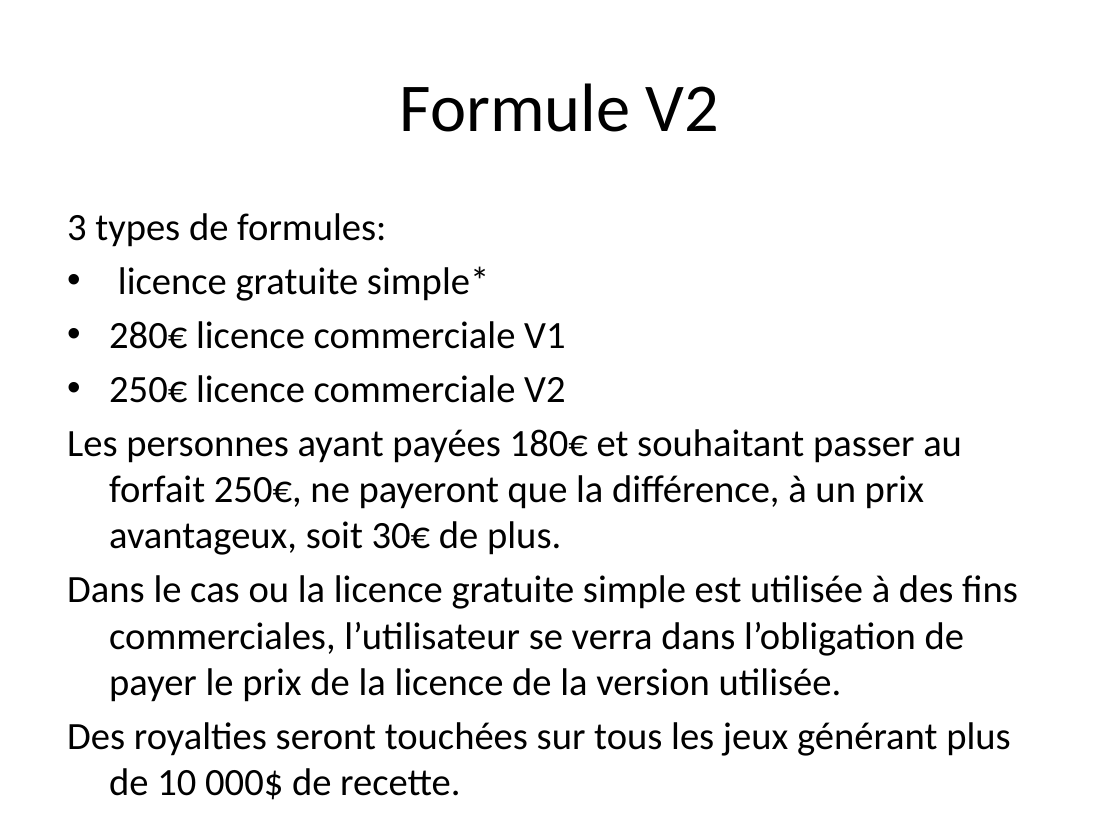
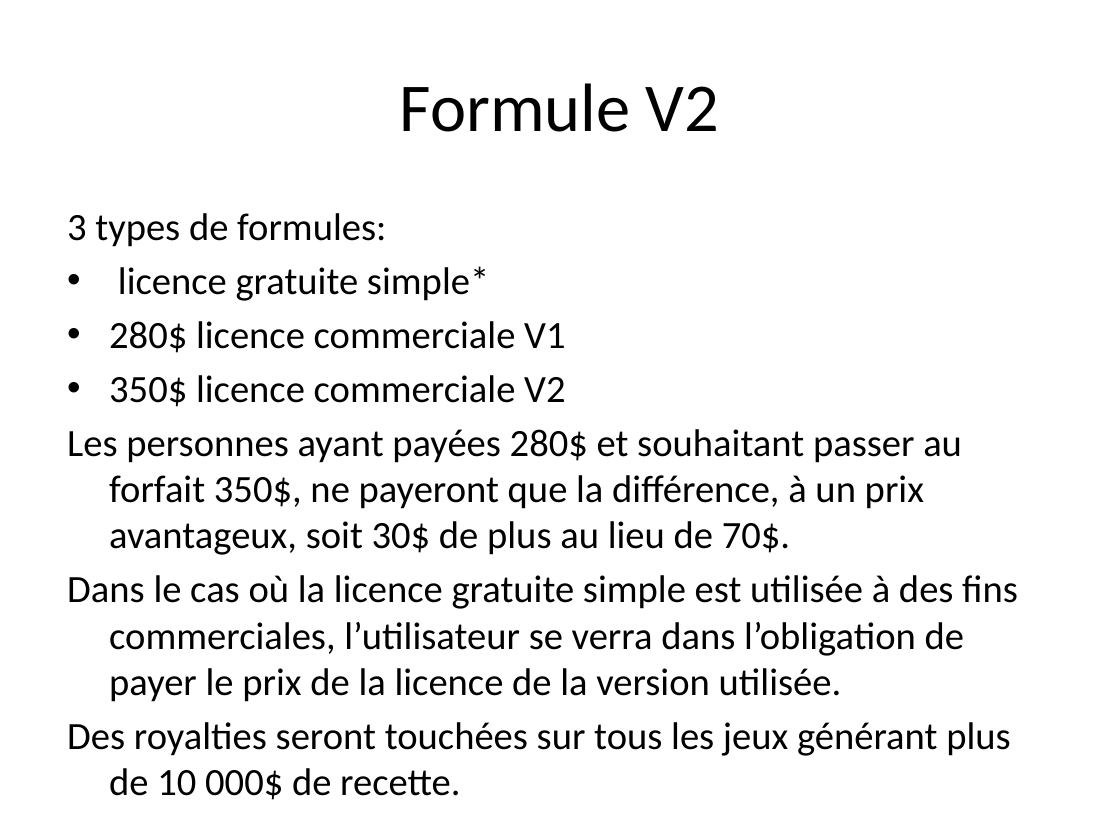
Before and after one commit to intechinfo/Community-Play-3D, a slide deck: slide 10 of Entreprenariat/Dossier/Save Fiona/ppt final.pptx. Drawn at 1120x840 pixels with LibreOffice and Linux fonts; fonts in the diff are those of the drawing. Boxes give left, top, right and bottom in pixels: in the first picture for what was removed or moved away, otherwise in the second. Text is boxed around its words. In the diff, an @@ line names an element or a change of style, - is before the commit and + after.

```diff
--- a/Entreprenariat/Dossier/Save Fiona/ppt final.pptx
+++ b/Entreprenariat/Dossier/Save Fiona/ppt final.pptx
@@ text at (67, 321, 1018, 702): text changed @@
-• 280€ licence commerciale V1
-• 250€ licence commerciale V2
-Les personnes ayant payées 180€ et souhaitant passer au forfait 250€, ne payeront que la différence, à un prix avantageux, soit 30€ de plus.
-Dans le cas ou la licence gratuite simple est utilisée à des fins commerciales, l’utilisateur se verra dans l’obligation de payer le prix de la licence de la version utilisée.
+• 280$ licence commerciale V1
+• 350$ licence commerciale V2
+Les personnes ayant payées 280$ et souhaitant passer au forfait 350$, ne payeront que la différence, à un prix avantageux, soit 30$ de plus au lieu de 70$.
+Dans le cas où la licence gratuite simple est utilisée à des fins commerciales, l’utilisateur se verra dans l’obligation de payer le prix de la licence de la version utilisée.
```
Also in this commit, not shown: 4 other slides changed, 1 slide added, 2 other files.
